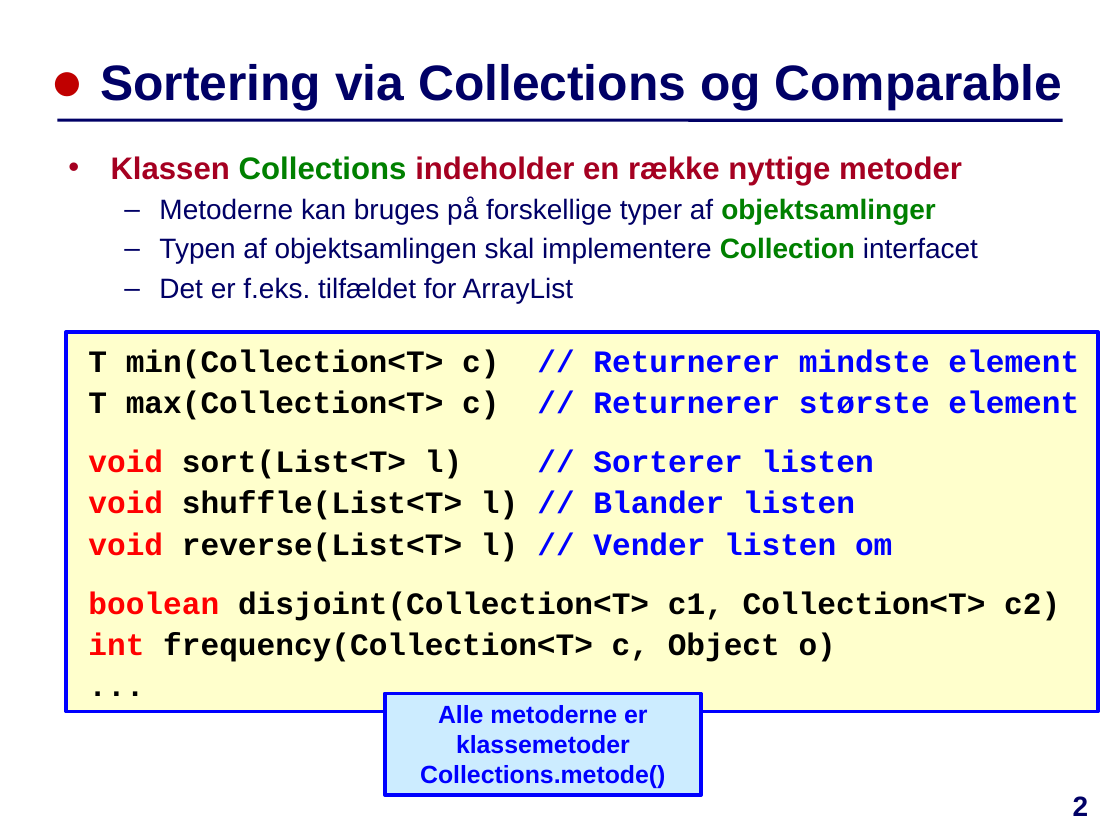
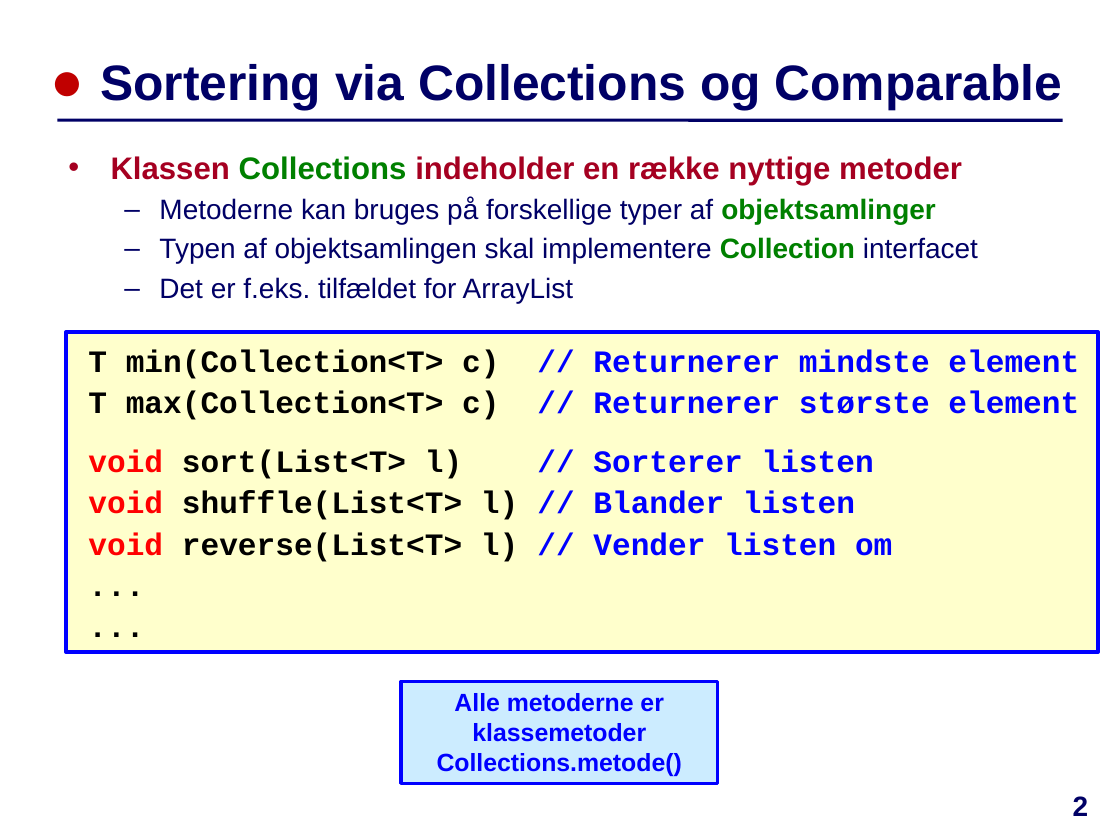
Before and after one commit to IntProgAU/Materiale, a slide deck: slide 2 of web/e24/uge_5a/Slides-Uge5-Mandag.pptx. Drawn at 1120x840 pixels with LibreOffice and Linux fonts; fonts in the diff are those of the drawing. Boxes give left, top, right and bottom in pixels: in the first picture for what was removed or moved away, otherwise in the second. Text is boxed around its words. In the diff, an @@ line names an element or a change of style, - is before the commit and + after.

```diff
--- a/web/e24/uge_5a/Slides-Uge5-Mandag.pptx
+++ b/web/e24/uge_5a/Slides-Uge5-Mandag.pptx
@@ text in rectangle at (x1=66, y1=332, x2=1098, y2=652): paragraph added @@
+  ...
@@ rectangle "T min(Collection<T> c) // Returnerer ..." resized from (x1=66, y1=332, x2=1098, y2=711) to (x1=66, y1=332, x2=1098, y2=652) @@
@@ text in rectangle at (x1=88, y1=592, x2=1060, y2=662): paragraphs removed @@
-  boolean disjoint(Collection<T> c1, Collection<T> c2)
-  int frequency(Collection<T> c, Object o)
@@ rectangle "Alle metoderne er klassemetoder Collections.metode()" moved from (x1=385, y1=693, x2=701, y2=795) to (x1=401, y1=682, x2=717, y2=784) @@
```
Also in this commit, not shown: 4 other slides changed, 1 other file.
